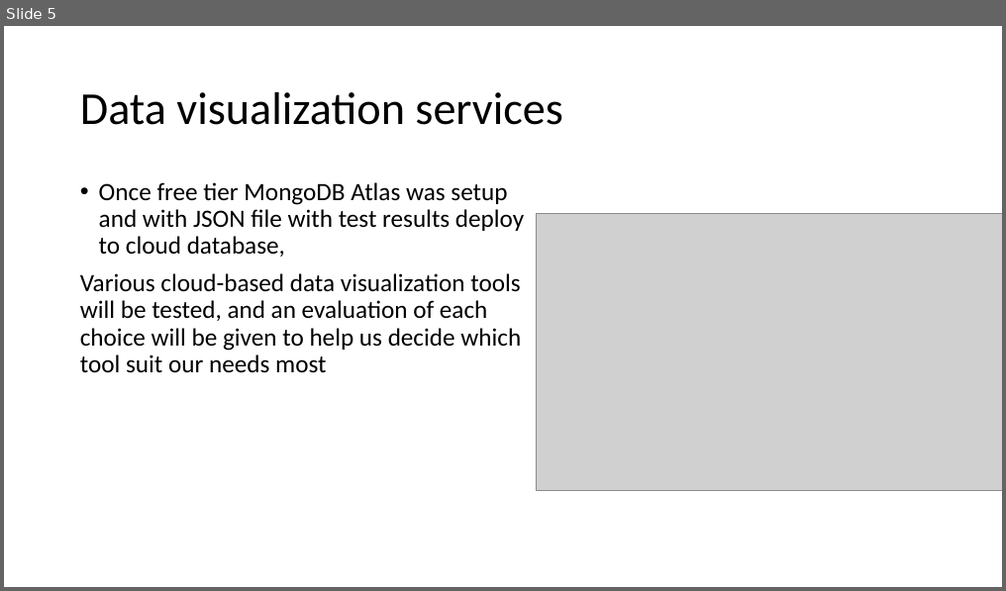
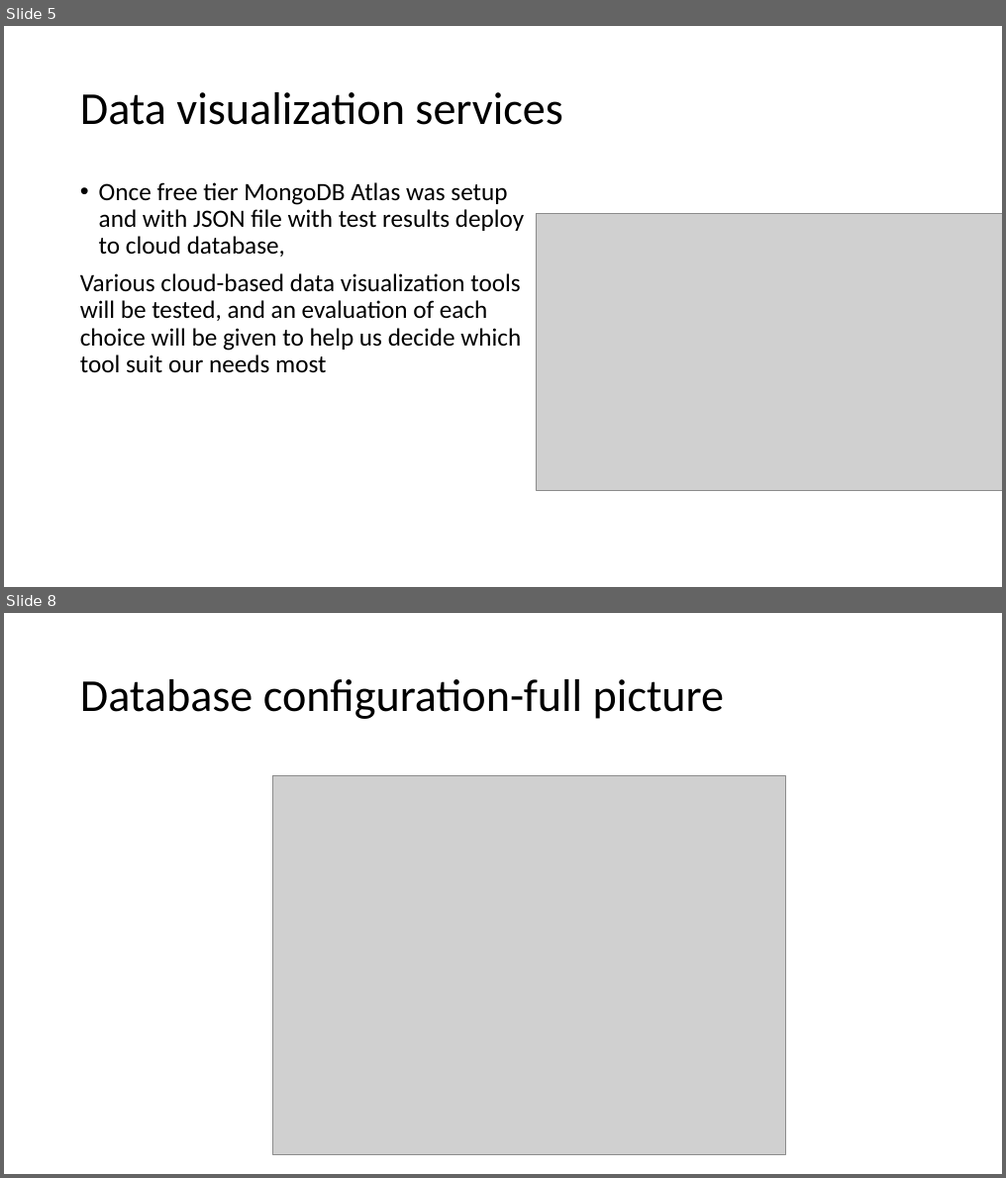
Before and after one commit to acefgin/thy-dataDashboard, a slide deck: Migrate to database step-by-step.pptx. Shown one above the other, each under a label of ours: slide 5 before the commit, slides 5 and 8 after it; the slides between them are not shown. The pictures are 1006x591 and 1006x1178 pixels, drawn with LibreOffice and Linux fonts; fonts in the diff are those of the drawing; grey boxes stand for pictures. Boxes give left, top, right and bottom in pixels: in the first picture for what was removed or moved away, otherwise in the second. Text is boxed around its words. In the diff, an @@ line names an element or a change of style, - is before the commit and + after.

```diff
--- a/Migrate to database step-by-step.pptx
+++ b/Migrate to database step-by-step.pptx
@@ slide 8 added at box(4, 613, 1002, 1174), background #FFFFFF @@
@@ title added at box(80, 679, 724, 719), 44 pt, text #000000 @@
+Database configuration-full picture
@@ picture added at box(272, 776, 785, 1155) @@
```
Also in this commit, not shown: 2 slides changed, 3 other slides added, 6 other files.
